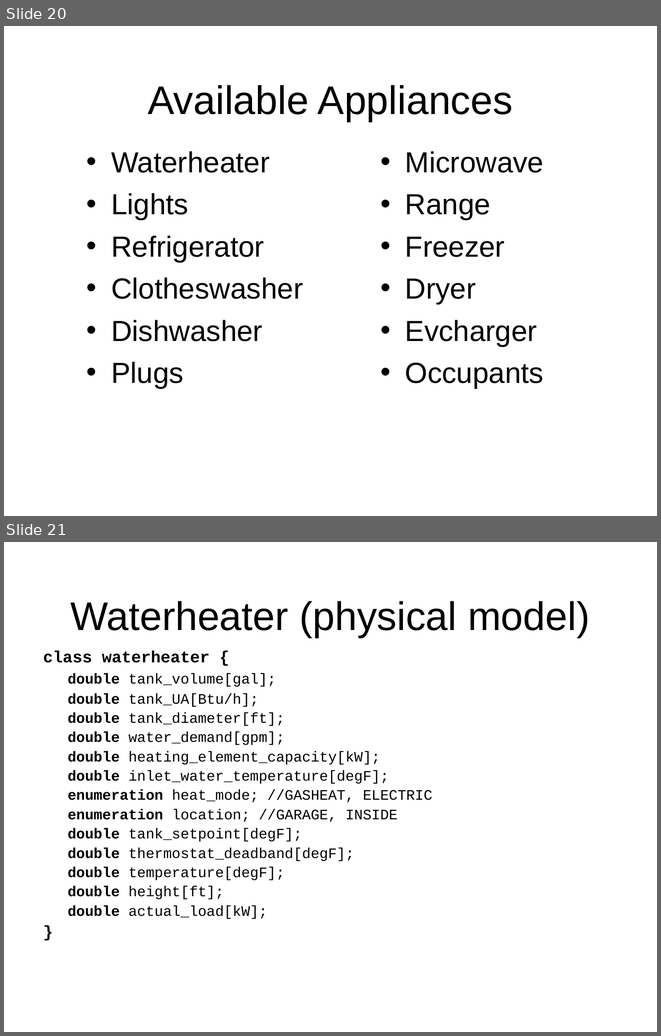
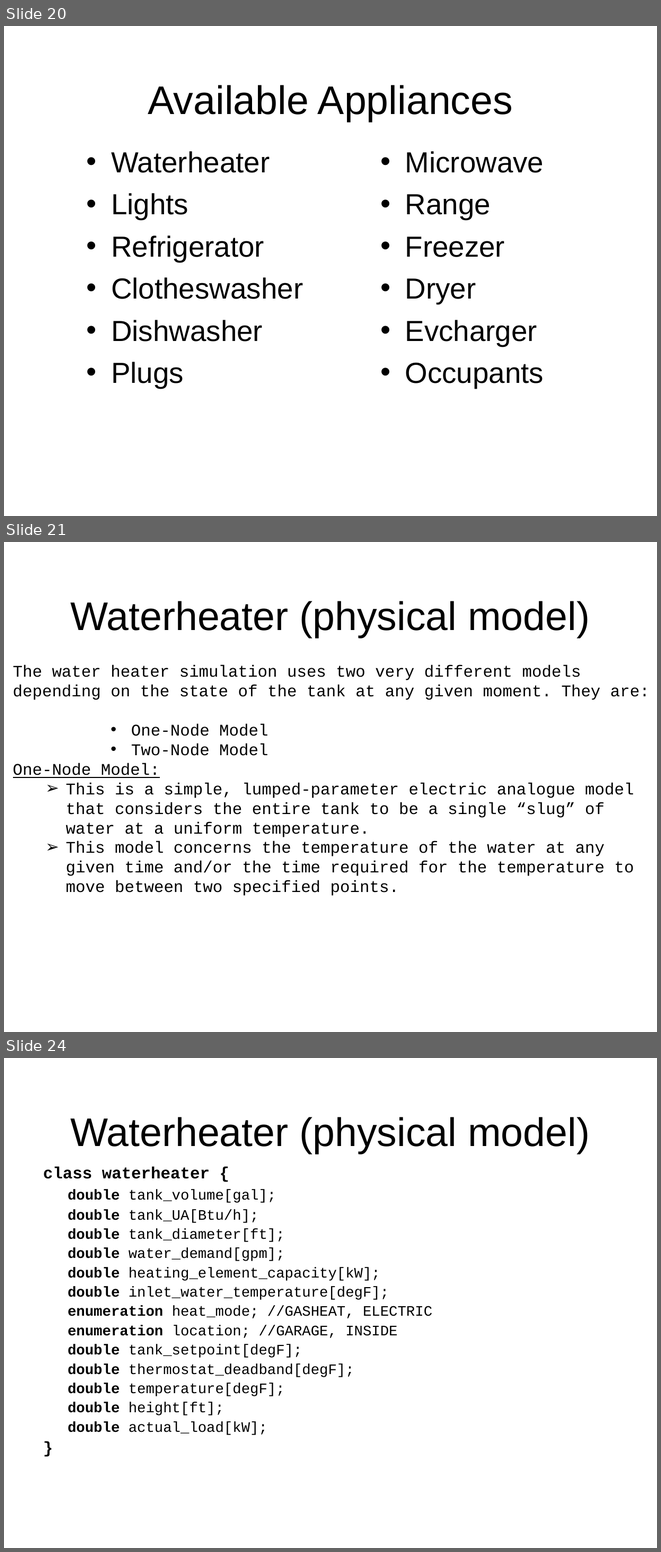
Before and after one commit to gridlab-d/course, a slide deck: ThreeDayCourse_v22/Day2/3.2 - Residential.ppt. Shown one above the other, each under a label of ours: slides 20 and 21 before the commit, slides 20, 21 and 24 after it; the slides between them are not shown. The pictures are 661x1036 and 661x1552 pixels, drawn with LibreOffice and Linux fonts; fonts in the diff are those of the drawing; background and template pictures are left out. Boxes give left, top, right and bottom in pixels: in the first picture for what was removed or moved away, otherwise in the second. Text is boxed around its words. In the diff, an @@ line names an element or a change of style, - is before the commit and + after.

Commit message:
Updated water heater,dishwasher, dryer, electric range, refrigerator, and clothes washer slides.

```diff
--- a/ThreeDayCourse_v22/Day2/3.2 - Residential.ppt
+++ b/ThreeDayCourse_v22/Day2/3.2 - Residential.ppt
@@ slide 21 added at (x1=4, y1=542, x2=657, y2=1032), background picture (left out) @@
@@ title added at (x1=70, y1=601, x2=590, y2=637), 44 pt, text #000000 @@
+Waterheater (physical model)
@@ text added at (x1=13, y1=665, x2=650, y2=896), 18 pt, text #000000 @@
+The water heater simulation uses two very different models depending on the state of the tank at any given moment. They are:
+      • One-Node Model
+      • Two-Node Model
+One-Node Model:
+  ➢ This is a simple, lumped-parameter electric analogue model that considers the entire tank to be a single “slug” of water at a uniform temperature.
+  ➢ This model concerns the temperature of the water at any given time and/or the time required for the temperature to move between two specified points.
@@ what was slide 21 is now slide 24 @@
```
Also in this commit, not shown: 14 other slides added, 5 slides removed.
